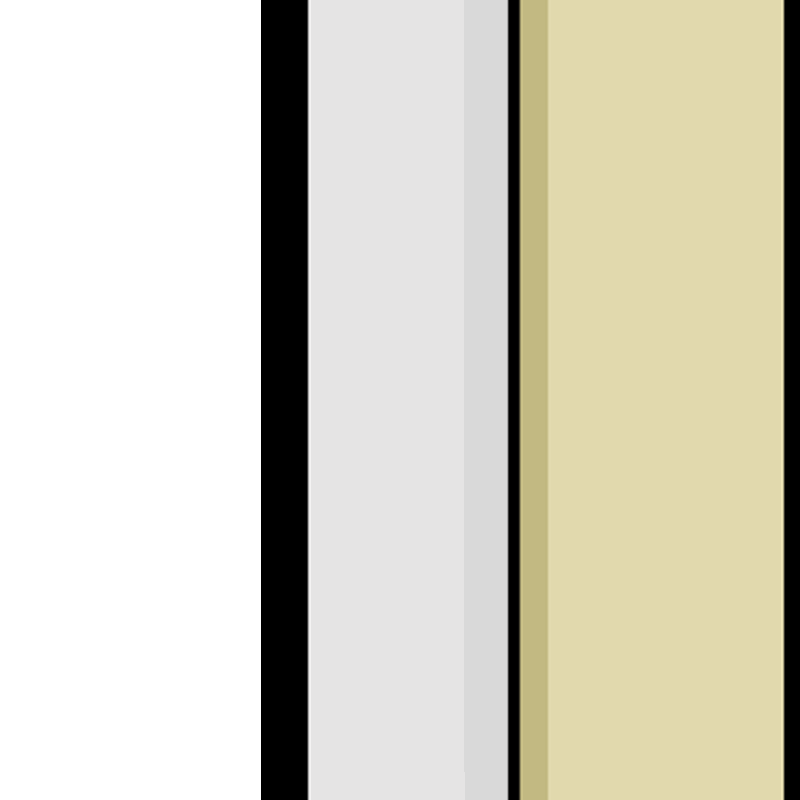
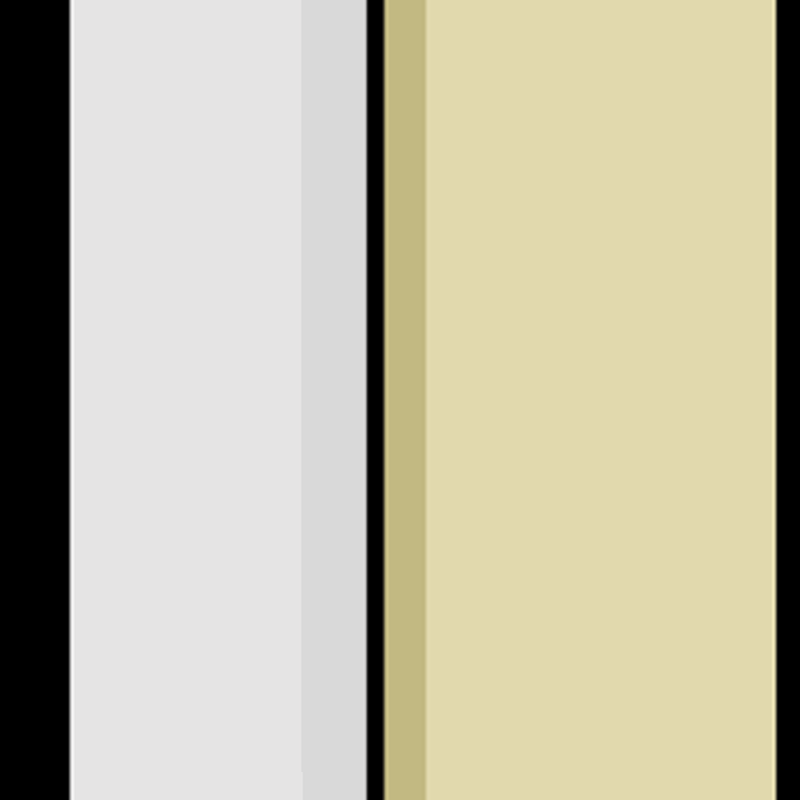
Two versions of the same layered image (800 × 800). Layer-by-layer changes:
painted on "Layer 0" over [0, 0, 785, 800]
